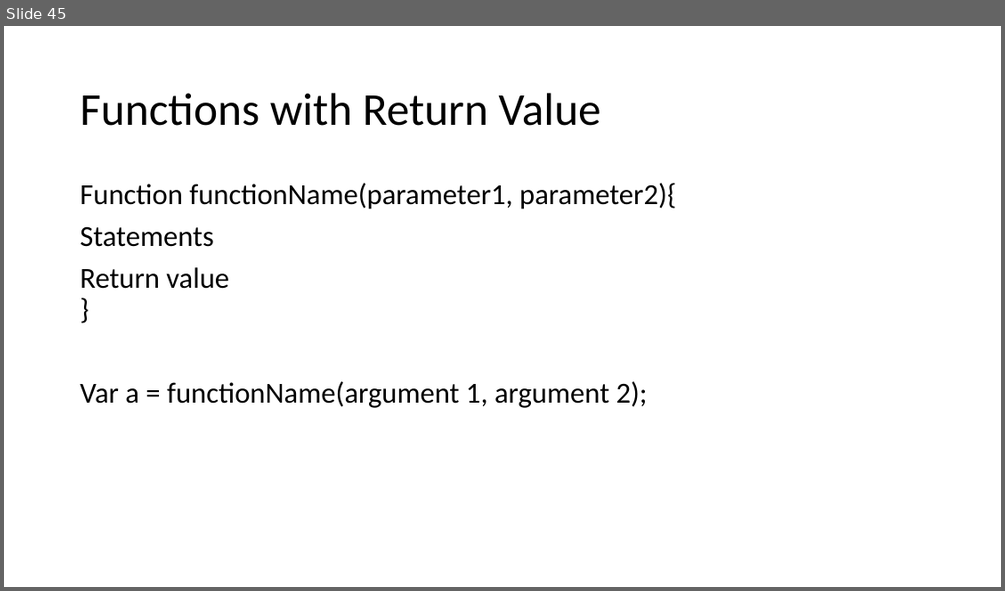
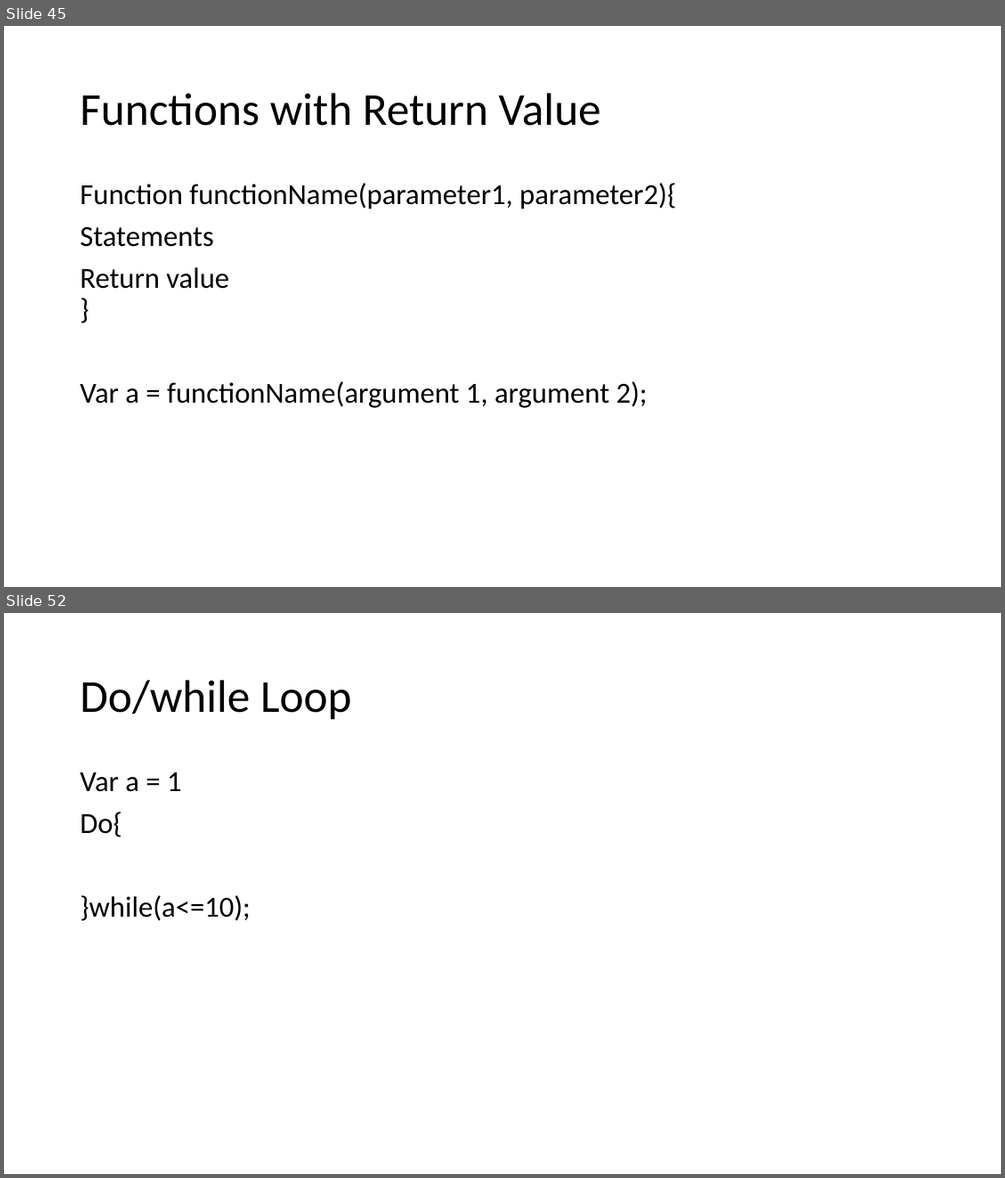
Before and after one commit to PiyushChaturvedii/Batch04, a slide deck: JavaScript.pptx. Shown one above the other, each under a label of ours: slide 45 before the commit, slides 45 and 52 after it; the slides between them are not shown. The pictures are 1005x591 and 1005x1178 pixels, drawn with LibreOffice and Linux fonts; fonts in the diff are those of the drawing. Boxes give left, top, right and bottom in pixels: in the first picture for what was removed or moved away, otherwise in the second. Text is boxed around its words. In the diff, an @@ line names an element or a change of style, - is before the commit and + after.

Commit message:
"event,global,loop"

```diff
--- a/JavaScript.pptx
+++ b/JavaScript.pptx
@@ slide 52 added at [4,613,1001,1174], background #FFFFFF @@
@@ title added at [80,680,352,720], 44 pt, text #000000 @@
+Do/while Loop
@@ text added at [80,772,251,921], 28 pt, text #000000 @@
+Var a = 1
+Do{
+}while(a<=10);
```
Also in this commit, not shown: 7 other slides added, 3 other files.
